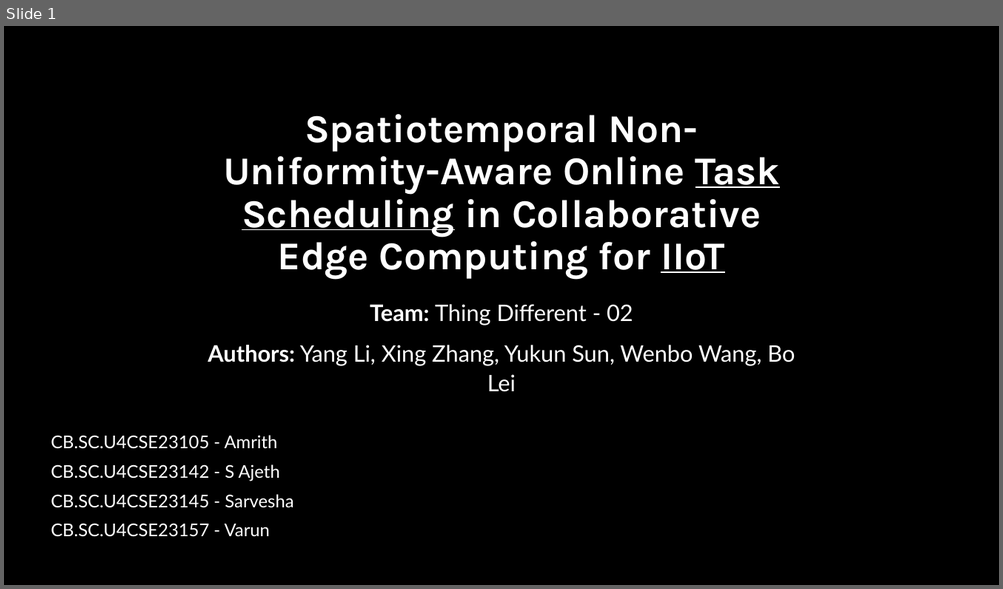
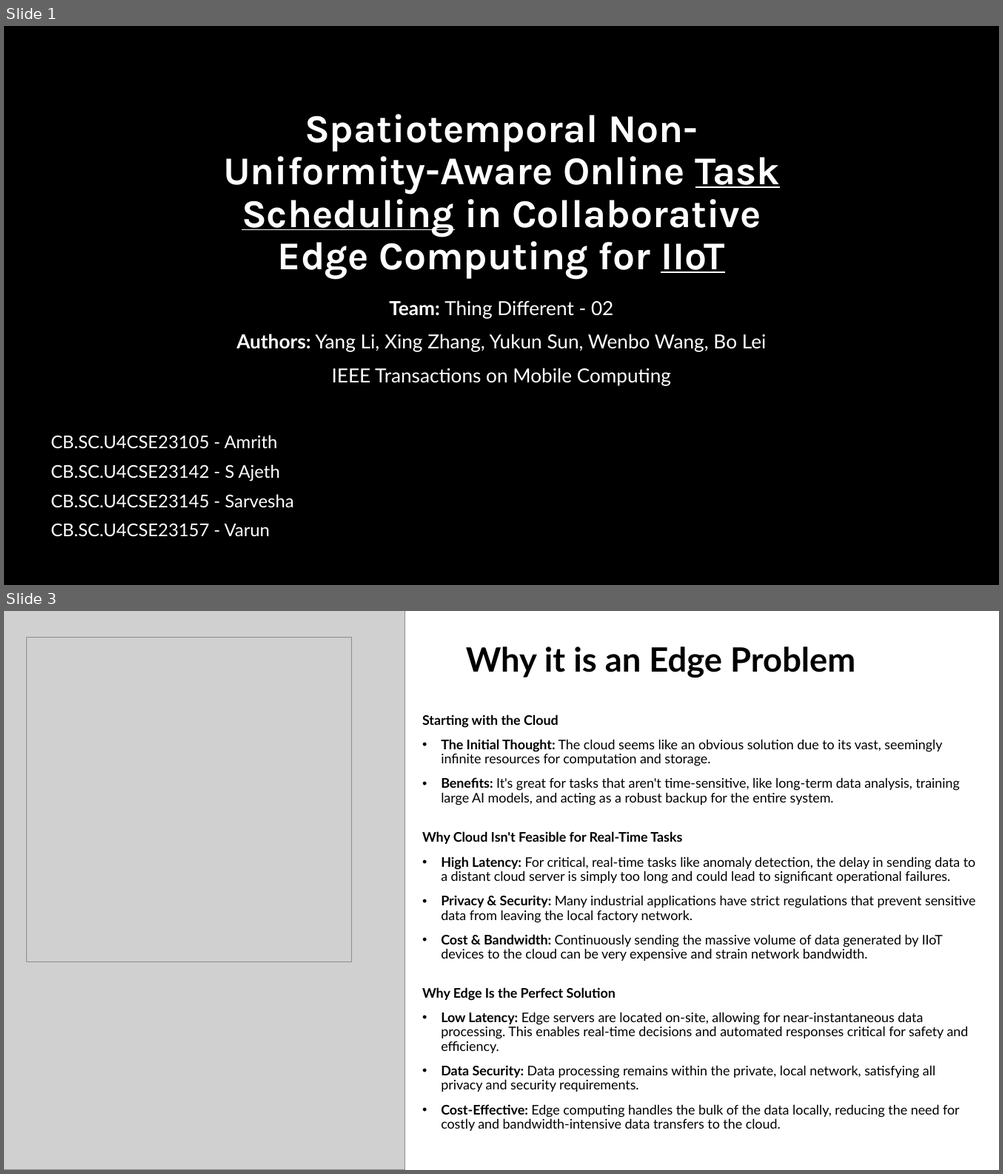
Before and after one commit to 23CSE362-edge-computing-2025-26-odd/capstone-project-02-thingdifferent, a slide deck: Document/Thing Differnet-02 Edge Computing Review 1.pptx. Shown one above the other, each under a label of ours: slide 1 before the commit, slides 1 and 3 after it; the slides between them are not shown. The pictures are 1003x589 and 1003x1174 pixels, drawn with LibreOffice and Linux fonts; fonts in the diff are those of the drawing; grey boxes stand for pictures; background and template pictures are left out. Boxes give left, top, right and bottom in pixels: in the first picture for what was removed or moved away, otherwise in the second. Text is boxed around its words. In the diff, an @@ line names an element or a change of style, - is before the commit and + after.

```diff
--- a/Document/Thing Differnet-02 Edge Computing Review 1.pptx
+++ b/Document/Thing Differnet-02 Edge Computing Review 1.pptx
@@ slide 3 added at [4, 611, 999, 1170], background #FFFFFF @@
@@ picture added at [4, 611, 404, 1170] @@
@@ picture added at [26, 637, 351, 962] @@
@@ title added at [466, 647, 855, 678], 32.4 pt, text #000000, bold @@
+Why it is an Edge Problem
@@ text added at [422, 715, 976, 1131], 12.8 pt, text #000000 @@
+Starting with the Cloud
+• The Initial Thought: The cloud seems like an obvious solution due to its vast, seemingly infinite resources for computation and storage.
+• Benefits: It's great for tasks that aren't time-sensitive, like long-term data analysis, training large AI models, and acting as a robust backup for the entire system.
+Why Cloud Isn't Feasible for Real-Time Tasks
+• High Latency: For critical, real-time tasks like anomaly detection, the delay in sending data to a distant cloud server is simply too long and could lead to significant operational failures.
+• Privacy & Security: Many industrial applications have strict regulations that prevent sensitive data from leaving the local factory network.
+• Cost & Bandwidth: Continuously sending the massive volume of data generated by IIoT devices to the cloud can be very expensive and strain network bandwidth.
+Why Edge Is the Perfect Solution
+• Low Latency: Edge servers are located on-site, allowing for near-instantaneous data processing. This enables real-time decisions and automated responses critical for safety and efficiency.
+• Data Security: Data processing remains within the private, local network, satisfying all privacy and security requirements.
+• Cost-Effective: Edge computing handles the bulk of the data locally, reducing the need for costly and bandwidth-intensive data transfers to the cloud.
@@ slide 1 changed as well @@
@@ subtitle at [236, 301, 766, 352]: size 22 to 18.7 pt in "Team: Thing Different - 02", "Authors: Yang Li, Xing Zhang, Yukun Sun, ..."; line spacing 1.1 to 1 @@
@@ subtitle at [332, 368, 671, 386]: paragraph added @@
+IEEE Transactions on Mobile Computing
```
Also in this commit, not shown: 9 other slides changed, 1 other slide added, 4 slides removed.
